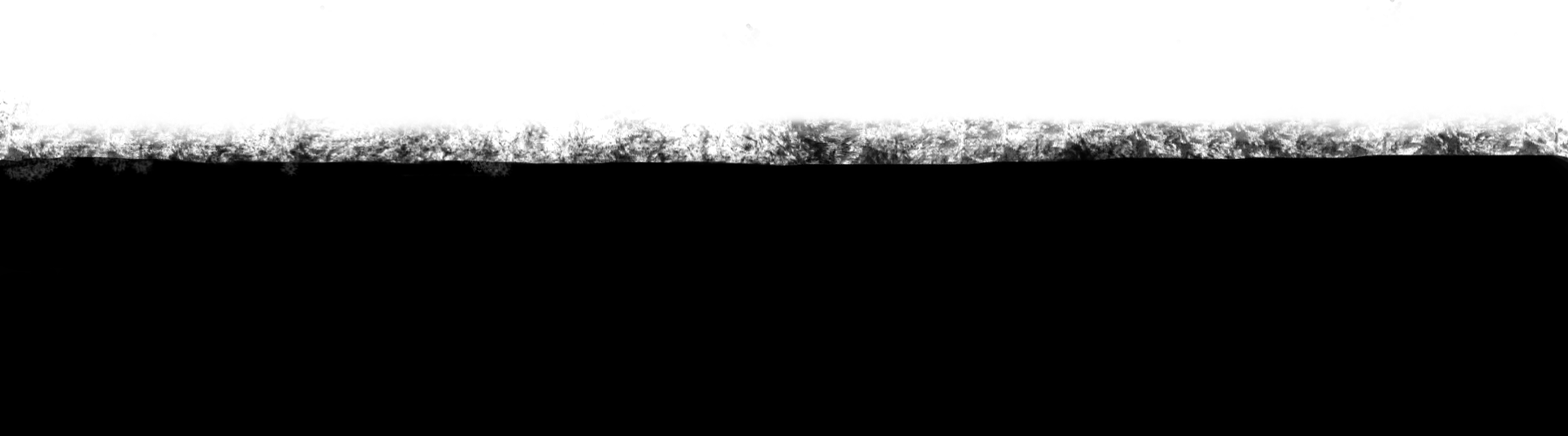
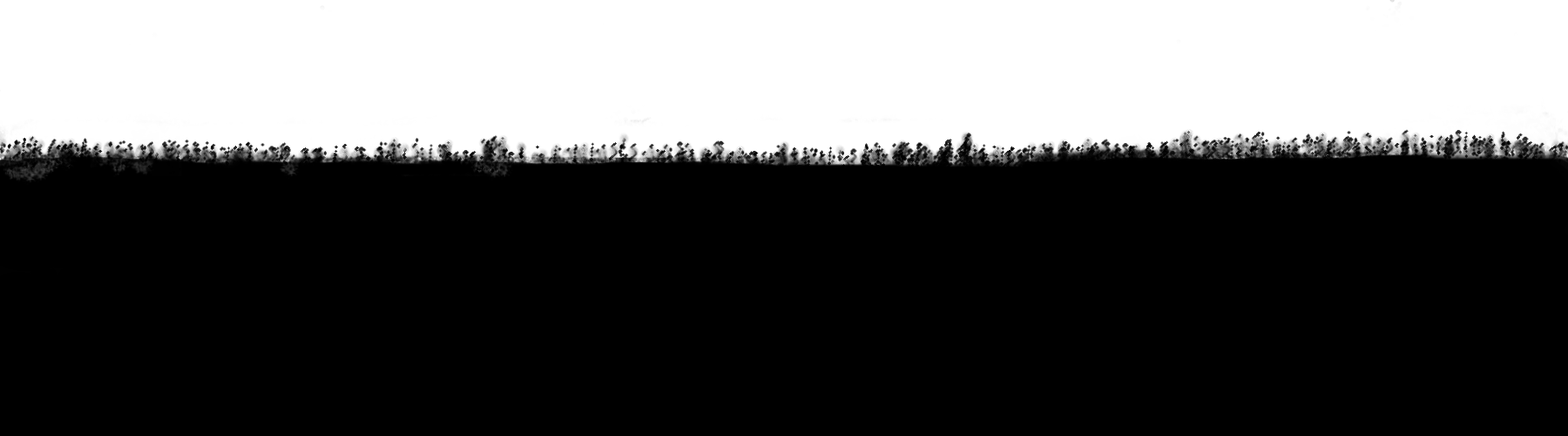
Revision of a layered 1568×436 image; what changed, layer by layer:
added layer "Warstwa #1" above "Warstwa" over [0, 128, 1568, 176]
painted on "Warstwa" over [0, 23, 1568, 176]
